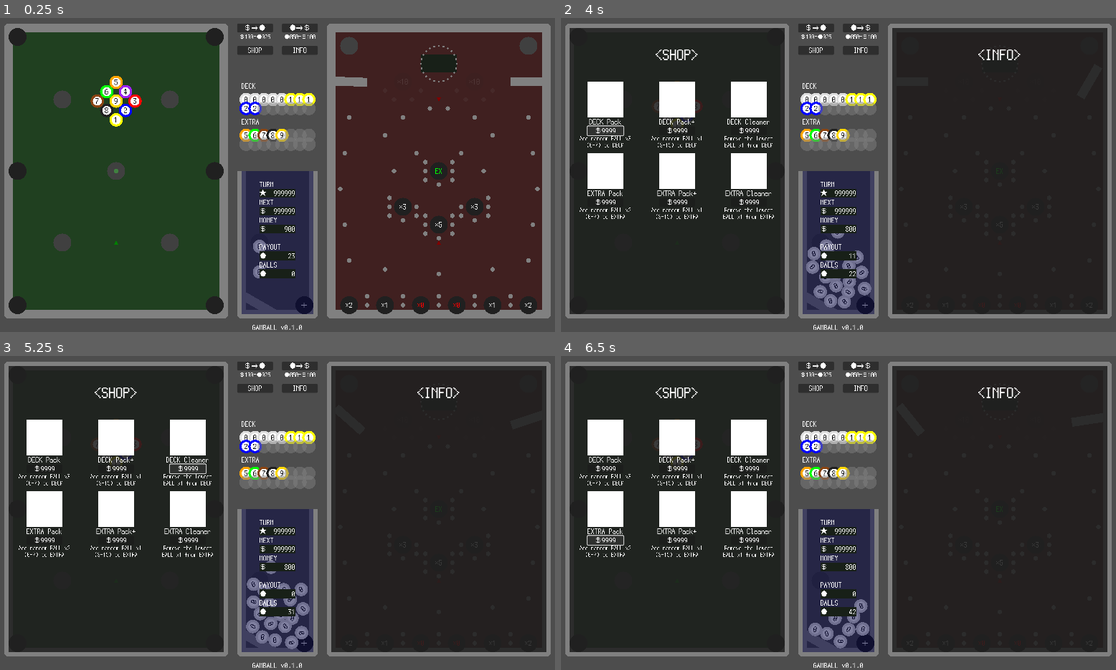
Above: before the commit, frames 1-4 (two rows, left to right).
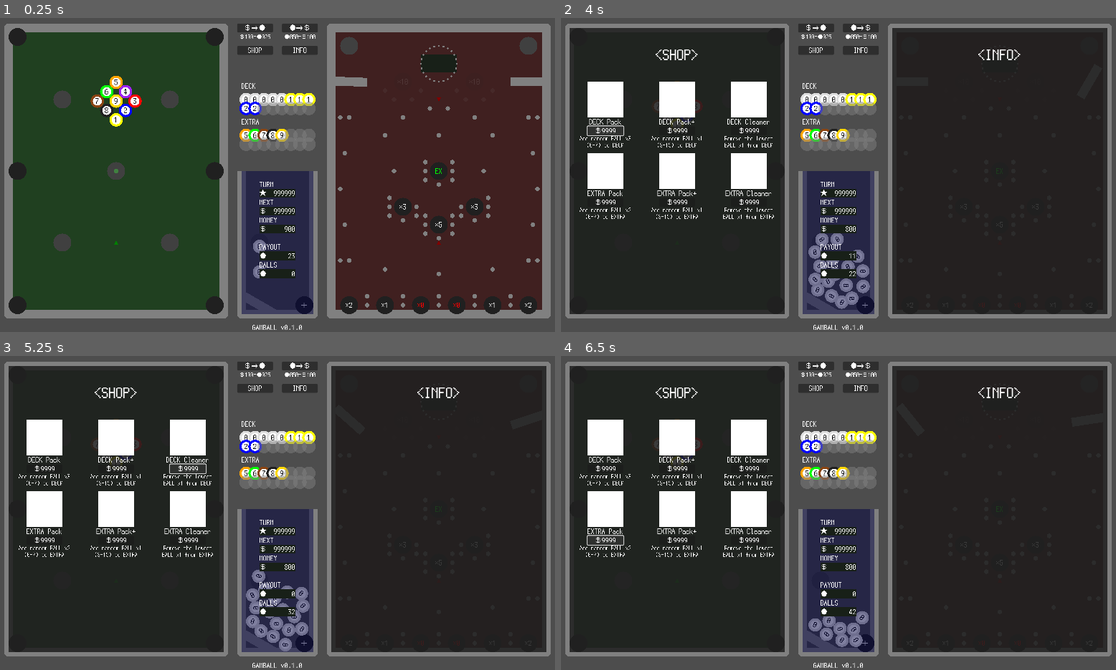
Above: after the commit, the same moments.

Repository: kamikoloss/gamball
Game: Godot game, scene res://scenes/main.tscn
Two runs of this game, one before a commit and one after it. Both use one fixed random seed, a clock stepped at 60 frames per second and the inputs below.
Inputs:
- Up to frame 1 (0.25 s): no input
- Up to frame 2 (4 s): click "＄⇒●" at 0.5 s; click "●⇒＄" at 1.25 s; click "SHOP" at 2 s; click "INFO" at 2.75 s; click "＄9999" at 3.5 s
- Up to frame 3 (5.25 s): click "＄9999" at 4.25 s; click "＄9999" at 5 s
- Up to frame 4 (6.5 s): click "＄9999" at 5.75 s

The runs differ from the first frame. In frame 1, less than 0.1% of the frame differs, in the area x 60-98%, y 30-78%; in frame 2, 0.8%; in frame 3, 1.0%, in the area x 44-56%, y 65-95%; in frame 4, 0.6%.

Commit message:
釘調整

Diff:
--- a/scenes/main.tscn
+++ b/scenes/main.tscn
@@ -814,6 +814,18 @@
 [node name="Nail20" parent="Pachinko/Nails/Side" instance=ExtResource("8_ywild")]
 position = Vector2(1200, 560)
 
+[node name="Nail21" parent="Pachinko/Nails/Side" instance=ExtResource("8_ywild")]
+position = Vector2(780, 240)
+
+[node name="Nail22" parent="Pachinko/Nails/Side" instance=ExtResource("8_ywild")]
+position = Vector2(780, 560)
+
+[node name="Nail23" parent="Pachinko/Nails/Side" instance=ExtResource("8_ywild")]
+position = Vector2(1220, 240)
+
+[node name="Nail24" parent="Pachinko/Nails/Side" instance=ExtResource("8_ywild")]
+position = Vector2(1220, 560)
+
 [node name="Bottom" type="Node2D" parent="Pachinko/Nails"]
 
 [node name="Nail10" parent="Pachinko/Nails/Bottom" instance=ExtResource("8_ywild")]
@@ -877,6 +889,9 @@
 
 [node name="Nail8" parent="Pachinko/Nails/Ex" instance=ExtResource("8_ywild")]
 position = Vector2(1000, 390)
+
+[node name="Nail10" parent="Pachinko/Nails/Ex" instance=ExtResource("8_ywild")]
+position = Vector2(1000, 280)
 
 [node name="x3a" type="Node2D" parent="Pachinko/Nails"]
 
@@ -905,9 +920,6 @@
 [node name="Nail9" parent="Pachinko/Nails/x3a" instance=ExtResource("8_ywild")]
 position = Vector2(900, 360)
 
-[node name="Nail10" parent="Pachinko/Nails/x3a" instance=ExtResource("8_ywild")]
-position = Vector2(950, 320)
-
 [node name="x3b" type="Node2D" parent="Pachinko/Nails"]
 
 [node name="Nail2" parent="Pachinko/Nails/x3b" instance=ExtResource("8_ywild")]
@@ -934,9 +946,6 @@
 
 [node name="Nail9" parent="Pachinko/Nails/x3b" instance=ExtResource("8_ywild")]
 position = Vector2(1100, 360)
-
-[node name="Nail10" parent="Pachinko/Nails/x3b" instance=ExtResource("8_ywild")]
-position = Vector2(1050, 320)
 
 [node name="x5" type="Node2D" parent="Pachinko/Nails"]
 
